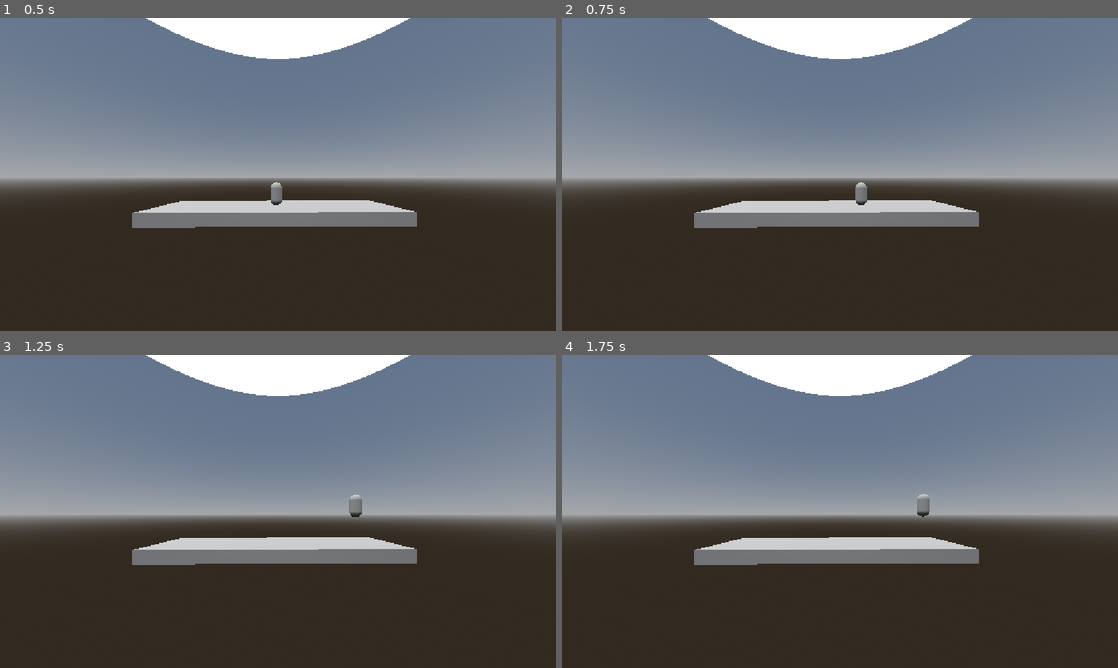
Above: before the commit, frames 1-4 (two rows, left to right).
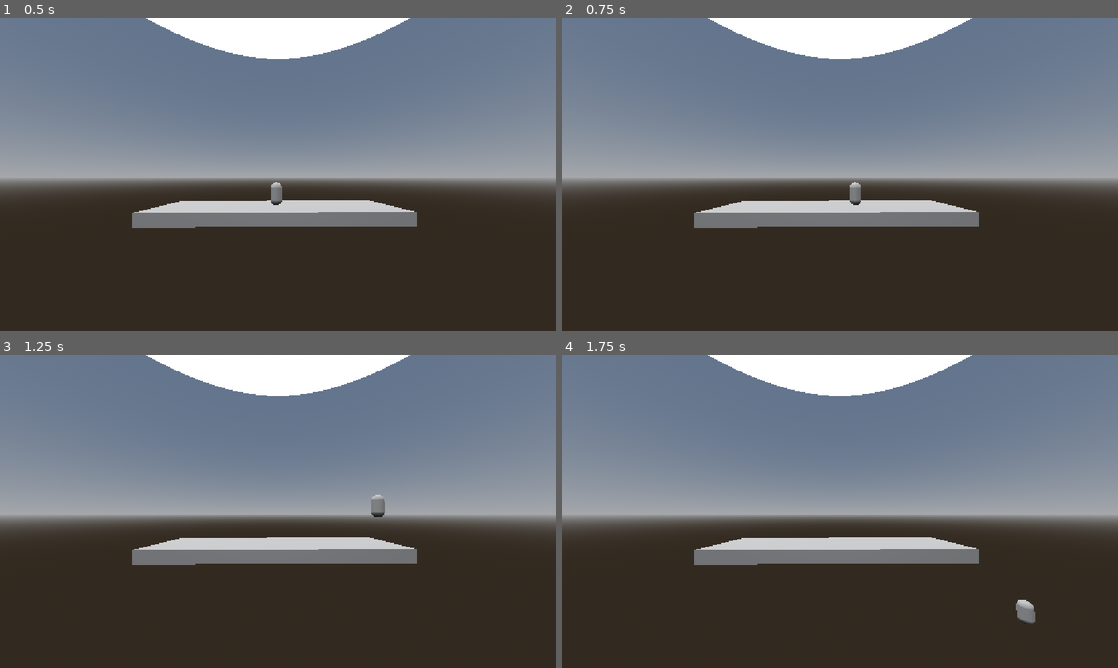
Above: after the commit, the same moments.

Repository: Derpest2Dude/AGL-Mini-Game-Jam-Team-2
Game: Godot game, scene res://Scenes/Test Scenes/jason_test.tscn
The game is run twice, just before and just after one commit, with the same random seed, the same clock (stepped at 60 frames per second) and the same inputs. The project has no main scene, so this scene is started directly.
Inputs:
- Up to frame 1 (0.5 s): no input
- Up to frame 2 (0.75 s): tap Enter at 0.5 s; hold D (move_right) from 0.53 s (still down)
- Up to frame 3 (1.25 s): keep holding D (move_right); tap W (jump) at 0.77 s
- Up to frame 4 (1.75 s): release D (move_right) at 1.28 s; hold Down (ui_down) from 1.28 s (still down); tap W (jump) at 1.52 s

Frame 1 is identical in both runs. In frame 2, 0.2% of the frame differs, in the area x 51-55%, y 52-60%; in frame 3, 0.3%; in frame 4, 0.3%, in the area x 63-86%, y 44-86%.

Commit message:
Added horizontal movement behavior

Diff:
--- a/Scenes/Test Scenes/character_body_3d.gd
+++ b/Scenes/Test Scenes/character_body_3d.gd
@@ -1,12 +1,14 @@
 extends CharacterBody3D
 
 
-const MOVE_SPEED = 10.0
-const MOVE_ACCEL = 0
+const MOVE_SPEED = 15.0
+const MOVE_ACCEL = 1
+const MOVE_DECEL = MOVE_ACCEL * 2
 const GRAVITY = Vector3(0, -9.8, 0) * 5
 const JUMP_VELOCITY = 7
 const JUMP_INITIAL_ACCEL = 2
 var jump_accel = 0
+var direction = 1
 
 
 func _physics_process(delta: float) -> void:
@@ -26,14 +28,17 @@
 		jump_accel -= delta * -get_gravity().y
 
 	# Get the input direction and handle the movement/deceleration.
-	# As good practice, you should replace UI actions with custom gameplay actions.
-	var input_dir := Input.get_vector("move_left", "move_right", "ui_up", "ui_down")
-	var direction := (transform.basis * Vector3(input_dir.x, 0, input_dir.y)).normalized()
-	if direction:
-		velocity.x = direction.x * MOVE_SPEED
-		velocity.z = direction.z * MOVE_SPEED
-	else:
-		velocity.x = move_toward(velocity.x, 0, MOVE_SPEED)
-		velocity.z = move_toward(velocity.z, 0, MOVE_SPEED)
+	if Input.is_action_just_pressed("move_left"):
+		direction = -1
+	elif Input.is_action_just_pressed("move_right"):
+		direction = 1
+	if is_on_floor():
+		if Input.is_action_pressed("move_left") or Input.is_action_pressed("move_right"):
+			if velocity.normalized().x == direction:
+				velocity.x = move_toward(velocity.x, MOVE_SPEED * direction, MOVE_ACCEL)
+			elif velocity.normalized().x != direction:
+				velocity.x = move_toward(velocity.x, MOVE_SPEED * direction, MOVE_DECEL)
+		else:
+			velocity.x = move_toward(velocity.x, 0, MOVE_DECEL)
 
 	move_and_slide()
